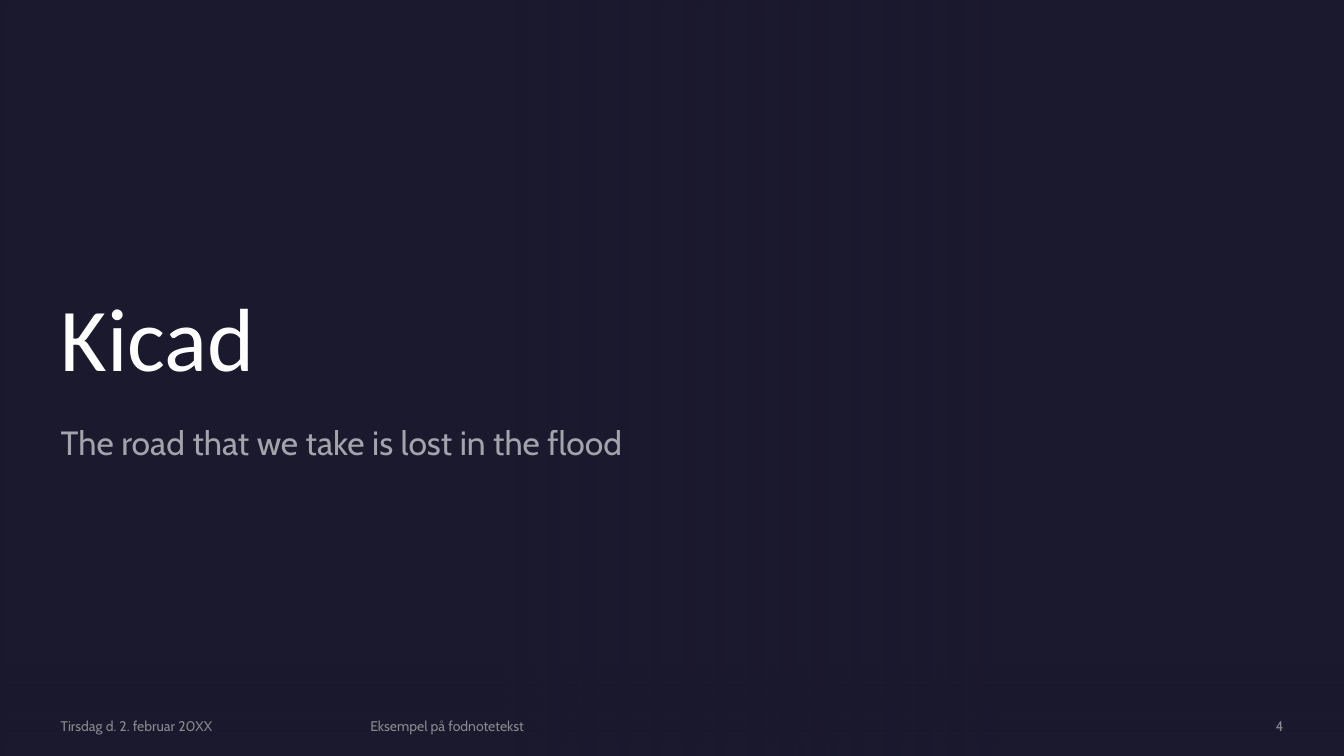
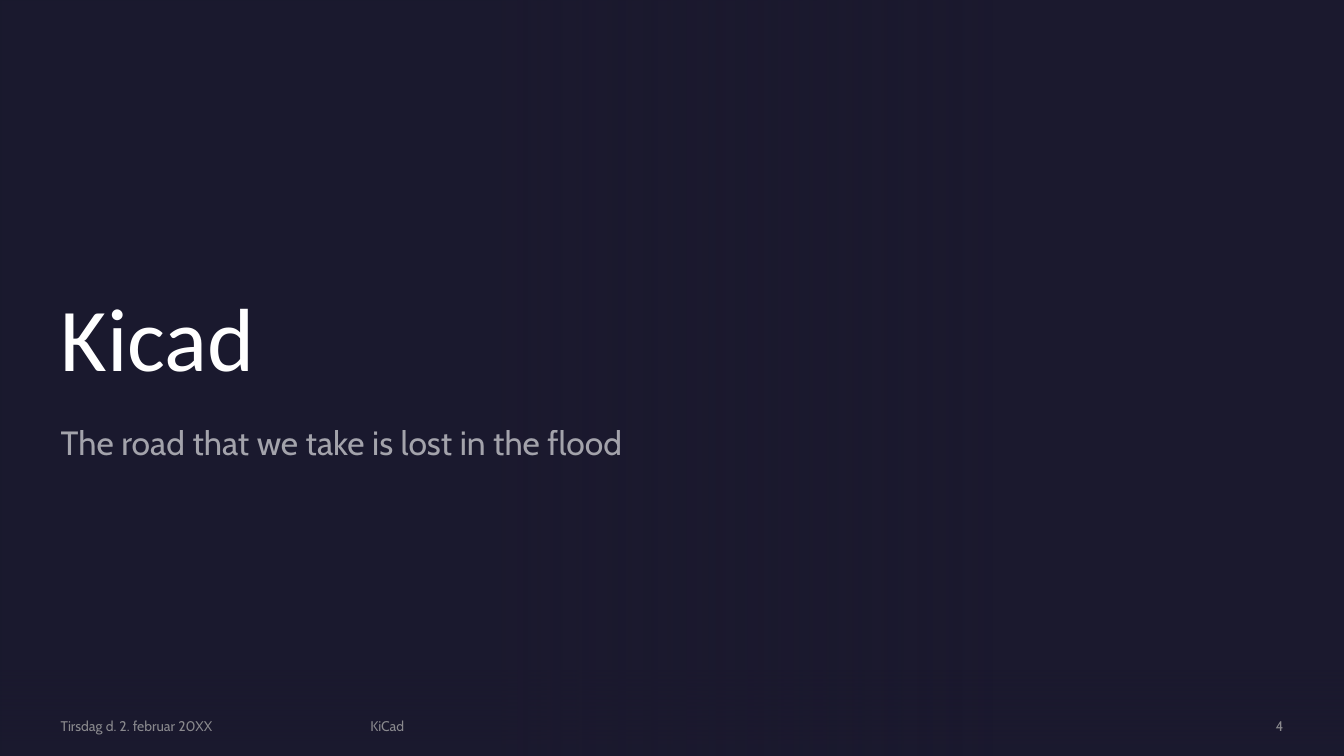
Before and after one commit to IDASeminar/KicadVsOrcad, a slide deck: slide 4 of Kicad 6.pptx. Drawn at 1344x756 pixels with LibreOffice and Linux fonts; fonts in the diff are those of the drawing; background and template pictures are left out. Boxes give left, top, right and bottom in pixels: in the first picture for what was removed or moved away, otherwise in the second. Text is boxed around its words. In the diff, an @@ line names an element or a change of style, - is before the commit and + after.

```diff
--- a/Kicad 6.pptx
+++ b/Kicad 6.pptx
@@ text at <box>370,720,404,731</box>: text changed @@
-Eksempel på fodnotetekst
+KiCad
```
Also in this commit, not shown: 2 other slides changed, 6 slides added, 28 other files.
